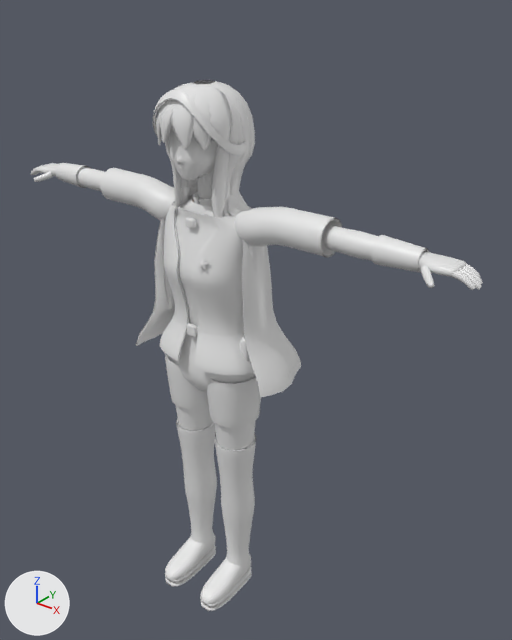
An edit to the FBX model DuelAcademyIsland/SourceAssets/Meshes/Characters/Anime/SK_Anime_Selene.fbx, drawn before and after from the same camera.
One viewpoint serves both versions: a 50 mm camera at (1.353, -1.476, 1.995) aimed at (0.072, 0.125, 1.003). Every picture has the same lights, and +X, +Y and +Z are marked at lower left. The first picture is the older version. Vertices at exactly the same position are counted once.

Objects in the first picture: 'SK_Anime_Selene'.
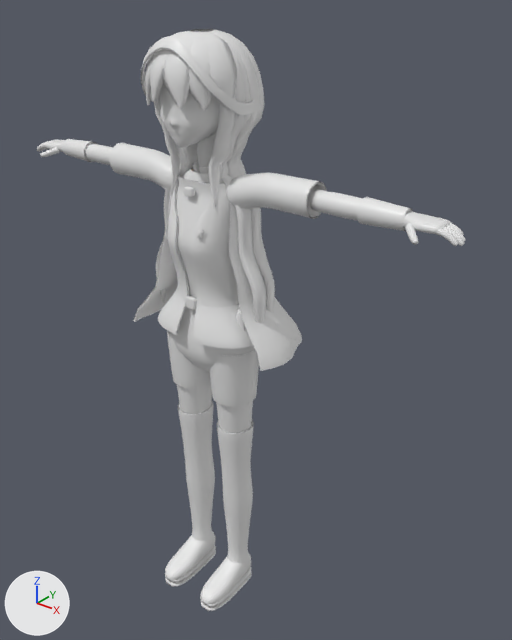
The change, as a diff of the scene's bpy script:
```diff
--- a/DuelAcademyIsland/SourceAssets/Meshes/Characters/Anime/SK_Anime_Selene.fbx.py
+++ b/DuelAcademyIsland/SourceAssets/Meshes/Characters/Anime/SK_Anime_Selene.fbx.py
@@ me_sk_anime_selene @@
 # used by ob_sk_anime_selene; location = (0.0, 0.0, 0.0)
-me_sk_anime_selene.from_pydata(...)  # 41217 vertices, 40592 faces; spans x -0.83..0.83, y -0.18..0.23, z 0.0..1.74
+me_sk_anime_selene.from_pydata(...)  # 41217 vertices, 40592 faces; spans x -0.78..0.78, y -0.18..0.23, z 0.0..1.87
+# me_sk_anime_selene part 1: the loose piece of 180 vertices spanning x -0.04..0.04, y -0.05..0.05, z 1.4..1.43 is moved by (0.0, 0.0, 0.09)
+# me_sk_anime_selene part 2: the loose piece of 192 vertices spanning x 0.0..0.17, y -0.1..0.09, z 0.72..0.89 is moved by (0.0, 0.0, 0.08)
+# me_sk_anime_selene part 3: 31692 of 41217 vertices moved; they spanned x -0.83..0.83, y -0.14..0.23, z 0.16..1.74 and now span x -0.78..0.78, y -0.16..0.23, z 0.17..1.87; mean shift (0.0, 0.0, 0.09); largest move (-0.03, 0.0, 1.74) -> (-0.03, 0.0, 1.87)
+# other edits to the shape of me_sk_anime_selene do not show in these pictures
 me_sk_anime_selene.materials.append(mat_m_anime_selene_face)
```

Location of each change, [x1, y1, x2, y2] in pixels of the pictures (512 x 640 px; the box of a moved part takes in the faces that stretch with it):
'SK_Anime_Selene', reshaped (10% taller)
    before: [31, 80, 483, 611]
    after: [37, 29, 466, 611]
part 1 of me_sk_anime_selene, moved or reshaped
    before: [193, 192, 212, 204]
    after: [193, 161, 209, 173]
part 2 of me_sk_anime_selene, moved or reshaped
    before: [211, 377, 256, 384]
    after: [222, 351, 253, 356]
part 3 of me_sk_anime_selene, moved or reshaped
    before: [31, 80, 483, 556]
    after: [37, 29, 466, 554]
